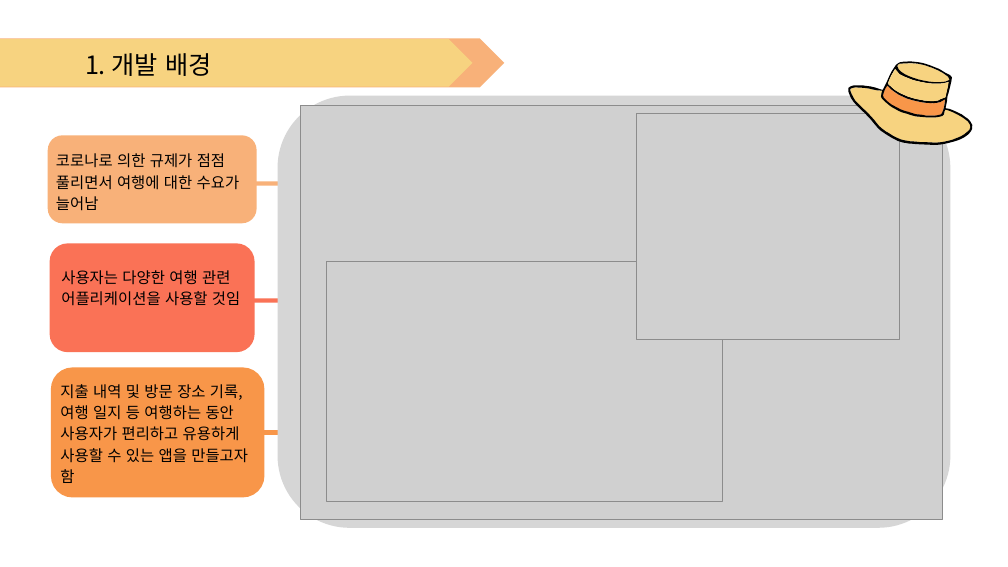
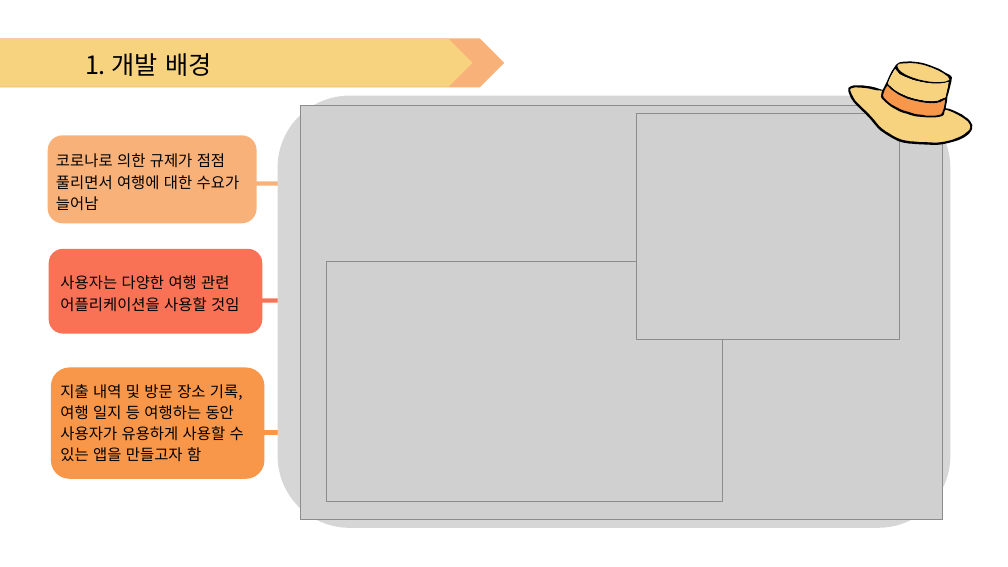
Before and after one commit to tukcom2023CD/BoSS, a slide deck: slide 3 of Document/1차 제안서 발표자료_BOSS.pptx. Drawn at 1008x567 pixels with LibreOffice and Linux fonts; fonts in the diff are those of the drawing; grey boxes stand for pictures; background and template pictures are left out. Boxes give left, top, right and bottom in pixels: in the first picture for what was removed or moved away, otherwise in the second. Text is boxed around its words. In the diff, an @@ line names an element or a change of style, - is before the commit and + after.

```diff
--- a/Document/1차 제안서 발표자료_BOSS.pptx
+++ b/Document/1차 제안서 발표자료_BOSS.pptx
@@ text "사용자는 다양한 여행 관련": place and size @@
-text "사용자는 다양한 여행 관련" at [61, 270, 240, 306]
+text "사용자는 다양한 여행 관련" at [60, 275, 239, 312]
@@ rounded rectangle: place and size @@
-rounded rectangle at [49, 243, 254, 352]
+rounded rectangle at [48, 249, 262, 334]
@@ rounded rectangle: place and size @@
-rounded rectangle at [51, 368, 265, 498]
+rounded rectangle at [51, 368, 265, 480]
@@ text at [60, 426, 244, 461]: text changed @@
-사용자가 편리하고 유용하게
-사용할 수 있는 앱을 만들고자
-함
+사용자가 유용하게 사용할 수
+있는 앱을 만들고자 함
```
Also in this commit, not shown: 3 other slides changed.
